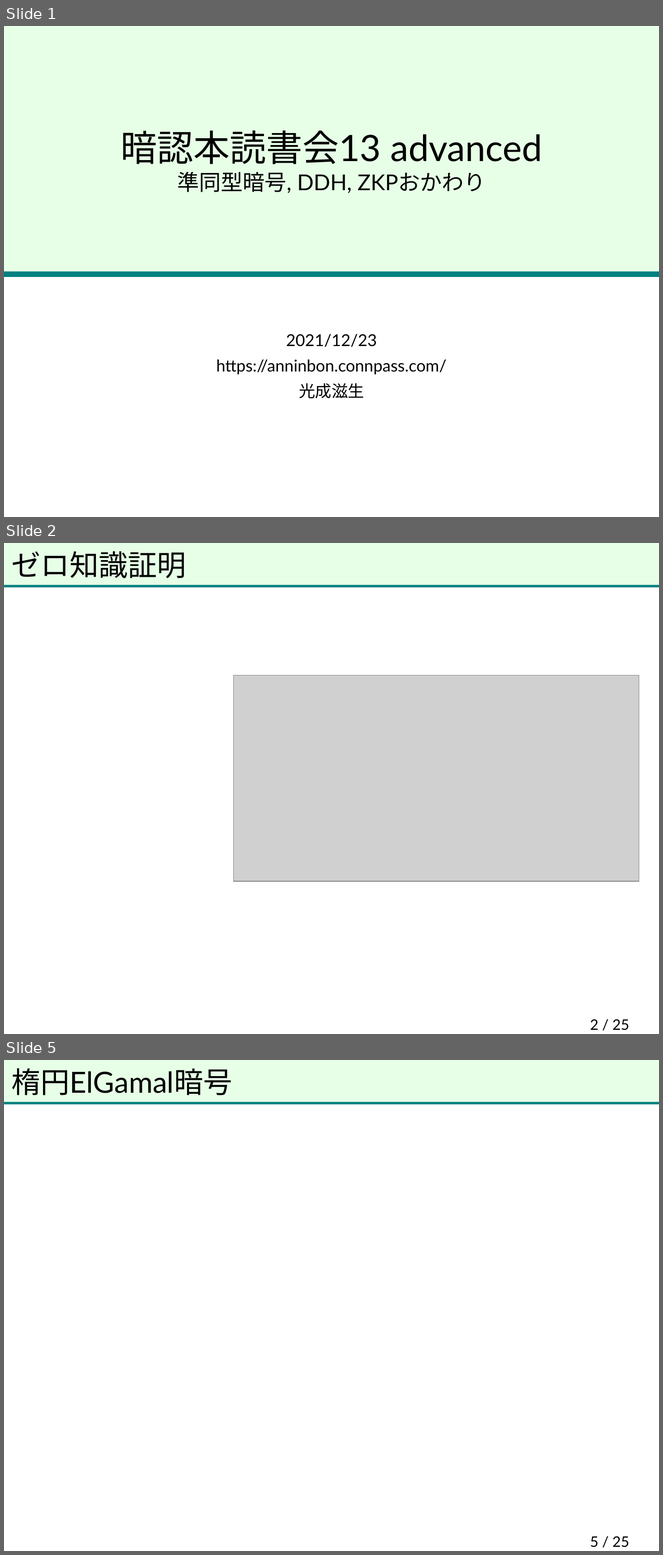
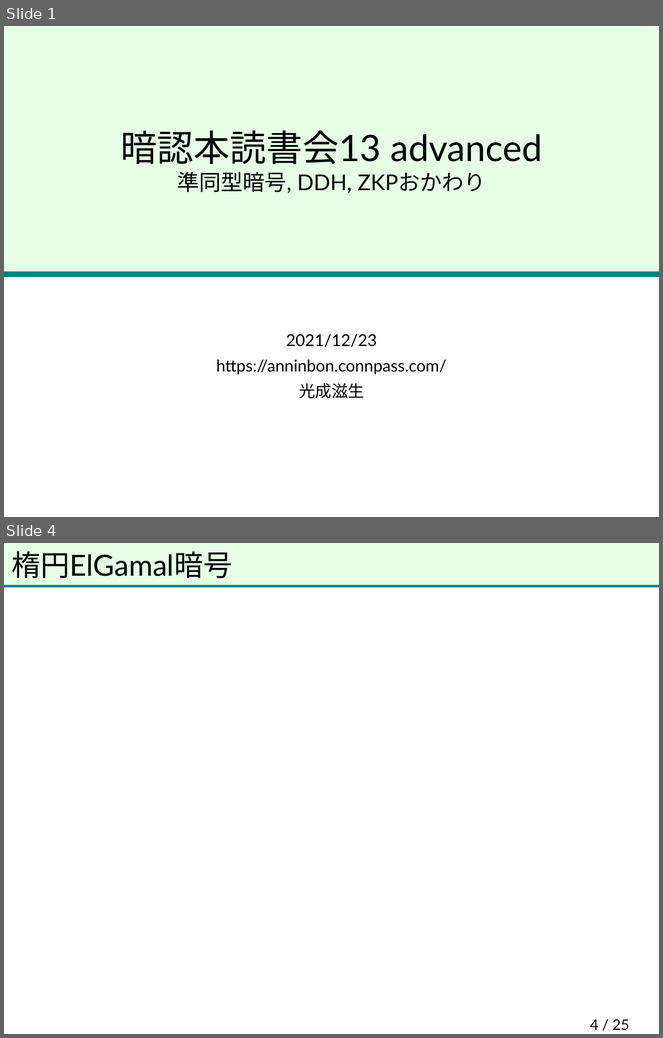
Before and after one commit to herumi/anninbon, a slide deck: lec/anninbon13.pptx. Shown one above the other, each under a label of ours: slides 1, 2 and 5 before the commit, slides 1 and 4 after it; the slides between them are not shown. The pictures are 663x1555 and 663x1038 pixels, drawn with LibreOffice and Linux fonts; fonts in the diff are those of the drawing; grey boxes stand for pictures; background and template pictures are left out. Boxes give left, top, right and bottom in pixels: in the first picture for what was removed or moved away, otherwise in the second. Text is boxed around its words. In the diff, an @@ line names an element or a change of style, - is before the commit and + after.

```diff
--- a/lec/anninbon13.pptx
+++ b/lec/anninbon13.pptx
@@ slide 2 removed at (4, 543, 659, 1034), background picture (left out); not listed: 2 template elements that a slide beside it also shows @@
@@ title removed at (11, 551, 186, 578) @@
-ゼロ知識証明
@@ picture removed at (233, 676, 639, 882) @@
@@ page number removed at (590, 1019, 629, 1031) @@
-2 / 25
@@ what was slide 5 is now slide 4 @@
@@ page number at (590, 1019, 629, 1031): text changed @@
-5 / 25
+4 / 25
```
Also in this commit, not shown: 1 slide changed, 3 slides added, 1 other slide removed.
